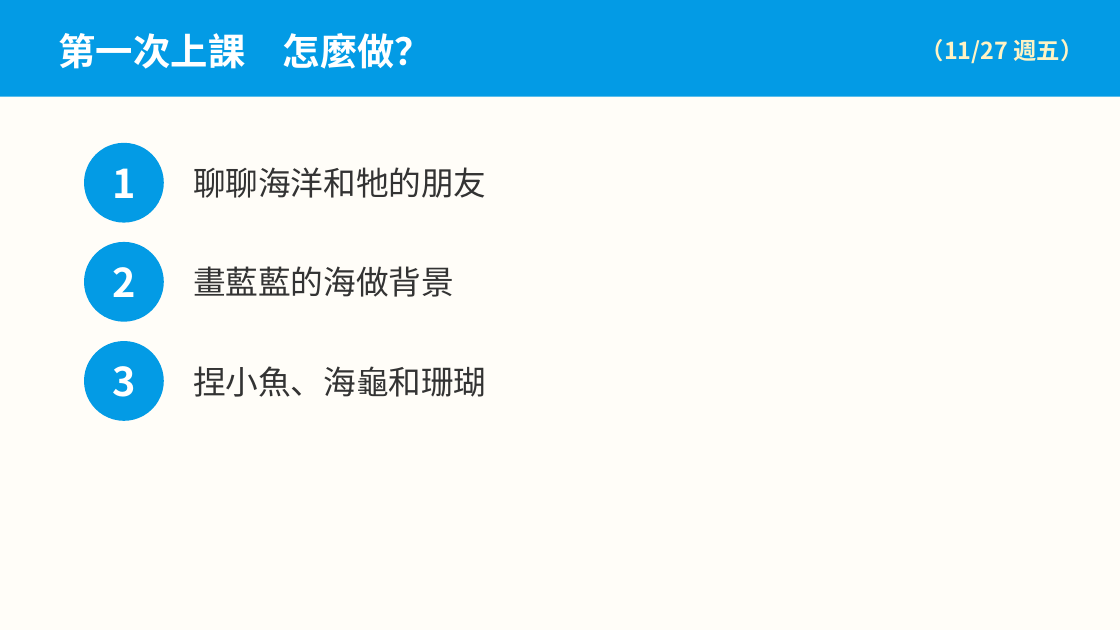
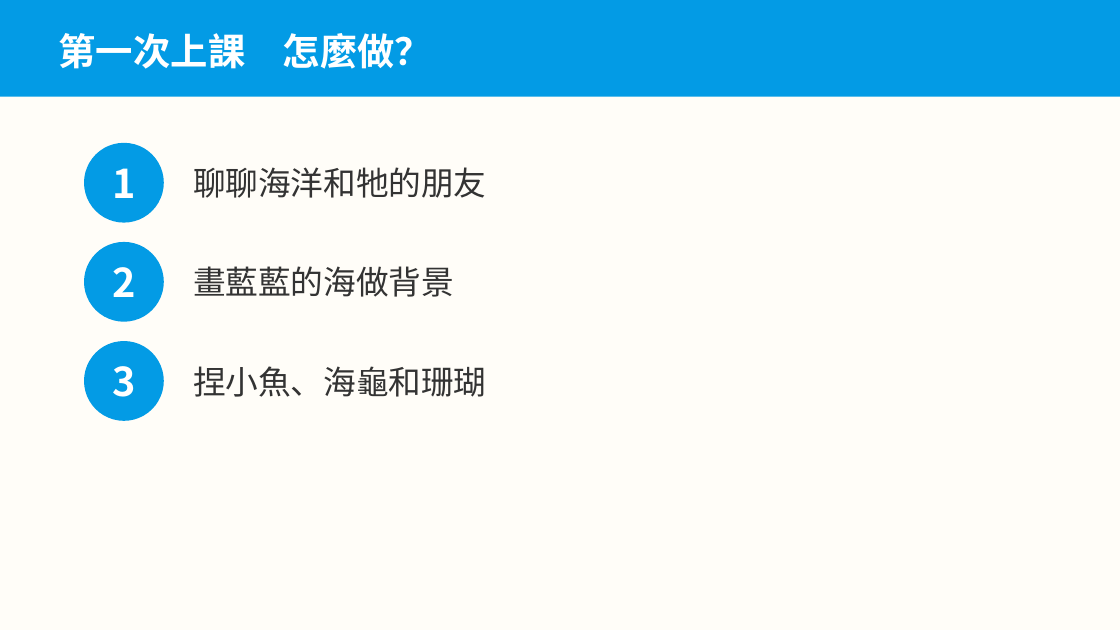
Before and after one commit to serina168/mandala-beginner, a slide deck: slide 4 of 上課簡報_作品6_海底好朋友.pptx. Drawn at 1120x630 pixels with LibreOffice and Linux fonts; fonts in the diff are those of the drawing. Boxes give left, top, right and bottom in pixels: in the first picture for what was removed or moved away, otherwise in the second. Text is boxed around its words. In the diff, an @@ line names an element or a change of style, - is before the commit and + after.

```diff
--- a/上課簡報_作品6_海底好朋友.pptx
+++ b/上課簡報_作品6_海底好朋友.pptx
@@ text removed at [921, 39, 1084, 64] @@
-（11/27 週五）
```
Also in this commit, not shown: 2 other slides changed, 12 other files.
